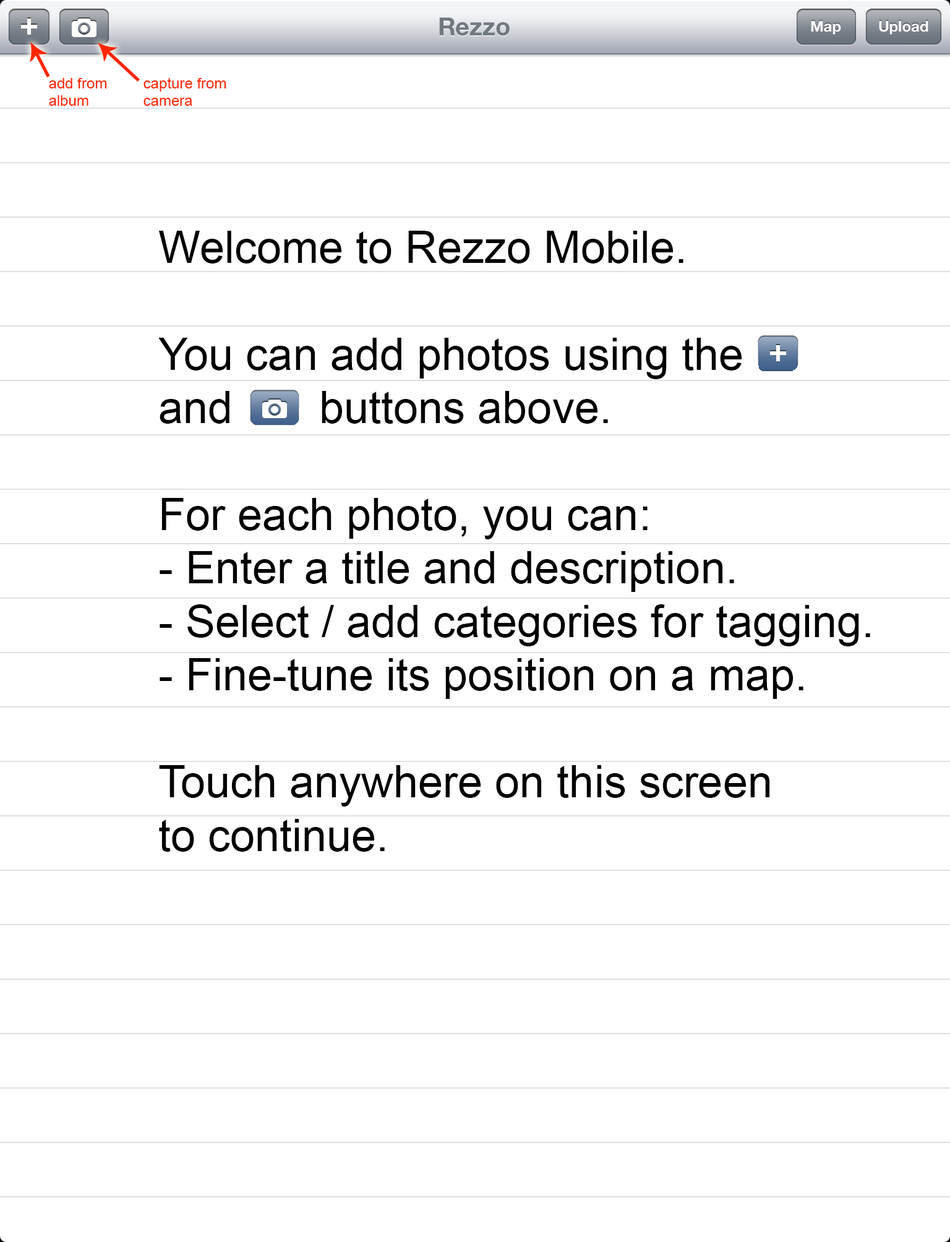
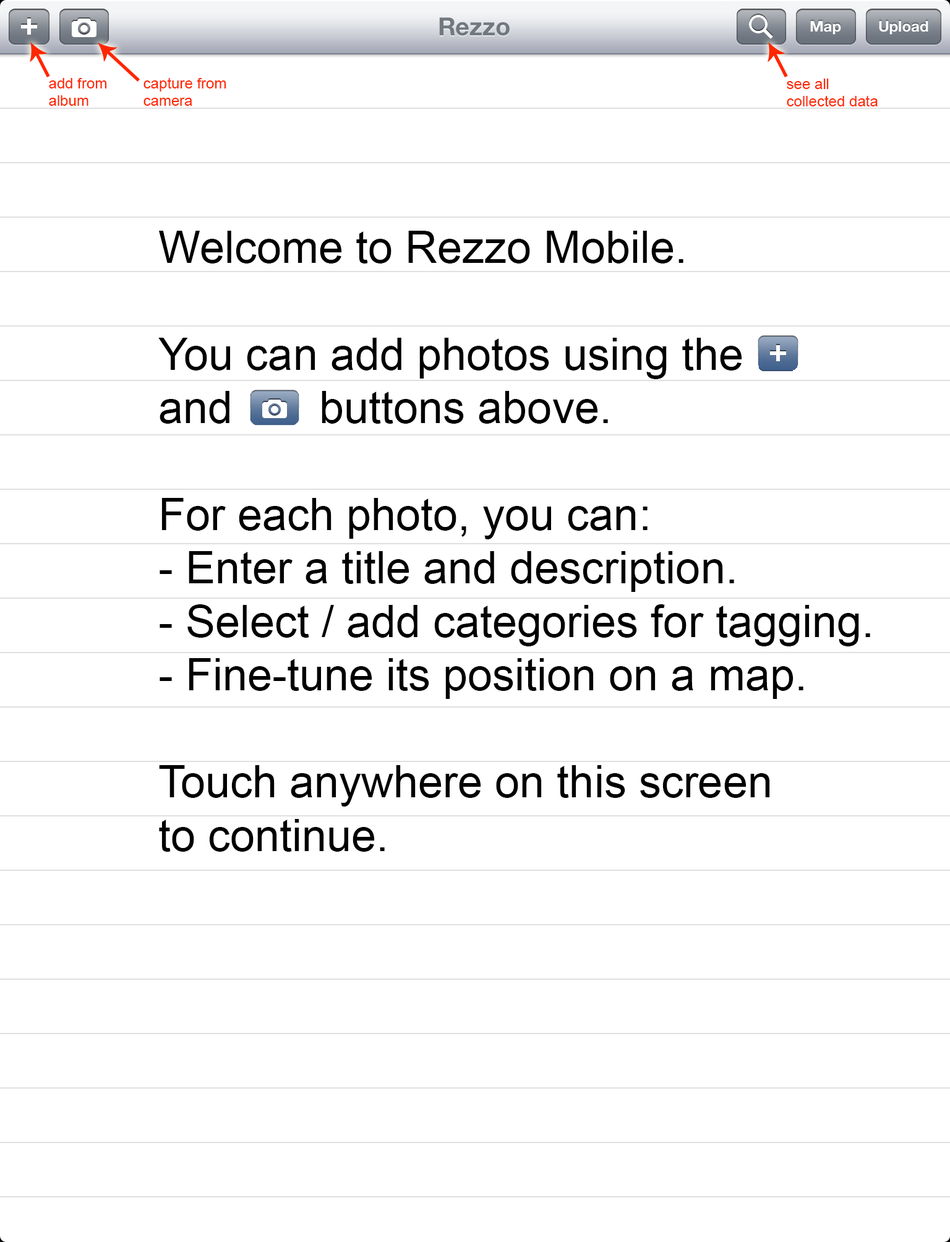
Layered file, before and after one edit (950px x 1242px). Changes by layer:
added layer "see all collected data" above "capture from camera" over [786, 78, 878, 107]
added layer "Layer 1 copy" above "Shape 1 copy 2" over [781, 70, 810, 100]
added layer "Shape 1 copy 2" above "Layer 1" over [767, 42, 796, 90]
added layer "Layer 4" above "Background" over [736, 8, 820, 50]
